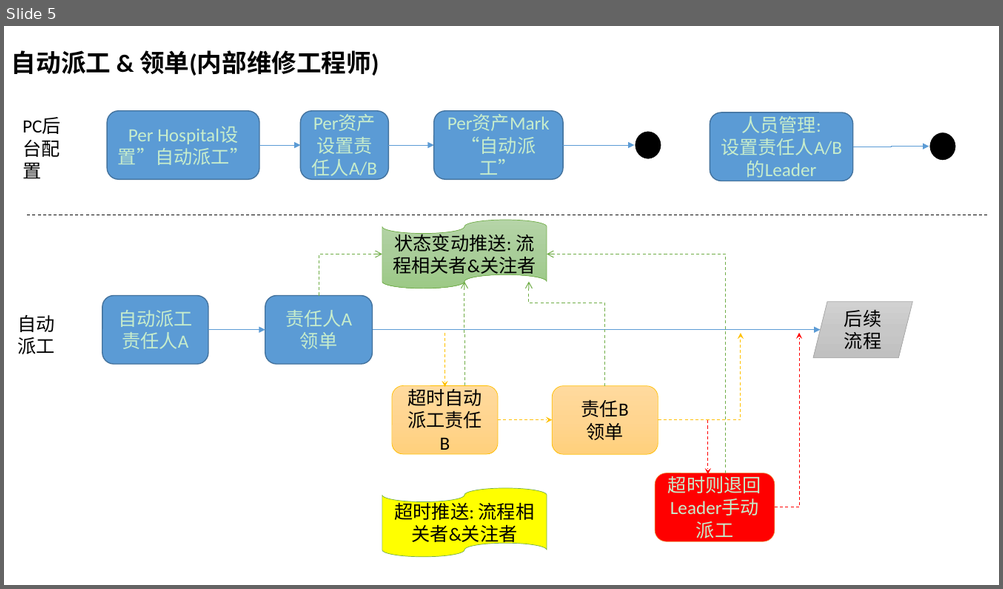
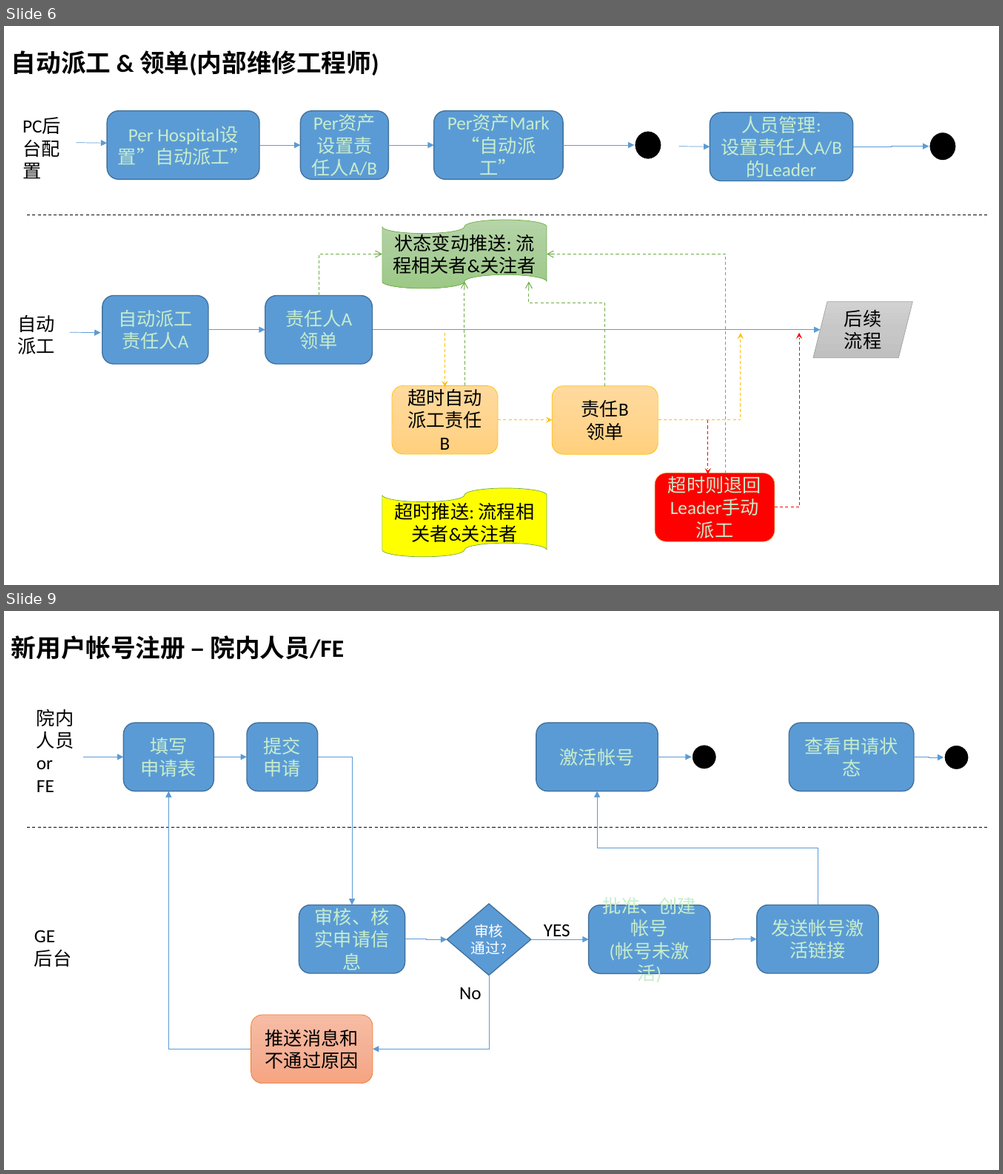
Before and after one commit to devhotmail/APMHome, a slide deck: Document/APM_bizflow.pptx. Shown one above the other, each under a label of ours: slide 5 before the commit, slides 6 and 9 after it; the slides between them are not shown. The pictures are 1003x589 and 1003x1174 pixels, drawn with LibreOffice and Linux fonts; fonts in the diff are those of the drawing. Boxes give left, top, right and bottom in pixels: in the first picture for what was removed or moved away, otherwise in the second. Text is boxed around its words. In the diff, an @@ line names an element or a change of style, - is before the commit and + after.

```diff
--- a/Document/APM_bizflow.pptx
+++ b/Document/APM_bizflow.pptx
@@ slide 9 added at (4, 611, 999, 1170), background #C7EDCC @@
@@ text added at (11, 635, 344, 659), 24 pt, text #000000, bold @@
+新用户帐号注册 – 院内人员/FE
@@ text added at (37, 709, 74, 792), 18 pt, text #000000 @@
+院内人员
+or
+FE
@@ rounded rectangle added at (123, 723, 213, 792), fill #5B9BD5, outline #43739E 1 pt, 18 pt, text #C7EDCC @@
+填写
+申请表
@@ rounded rectangle added at (247, 723, 317, 792), fill #5B9BD5, outline #43739E 1 pt, 18 pt, text #C7EDCC @@
+提交申请
@@ rounded rectangle added at (536, 723, 657, 792), fill #5B9BD5, outline #43739E 1 pt, 18 pt, text #C7EDCC @@
+激活帐号
@@ rounded rectangle added at (789, 723, 913, 792), fill #5B9BD5, outline #43739E 1 pt, 18 pt, text #C7EDCC @@
+查看申请状态
@@ arrow added from (83, 758) to (123, 758), #5B9BD5 0.5 pt @@
@@ arrow added from (213, 758) to (247, 758), #5B9BD5 0.5 pt @@
@@ elbow arrow added from (317, 758) to (352, 905), #5B9BD5 0.5 pt @@
@@ elbow arrow added from (657, 758) to (691, 758), #5B9BD5 0.5 pt @@
@@ ellipse added at (691, 744, 717, 770), fill #000000, outline #C7EDCC 1.5 pt @@
@@ elbow arrow added from (913, 758) to (943, 758), #5B9BD5 0.5 pt @@
@@ ellipse added at (943, 744, 969, 770), fill #000000, outline #C7EDCC 1.5 pt @@
@@ elbow arrow added from (251, 1050) to (169, 792), #5B9BD5 0.5 pt @@
@@ elbow arrow added from (817, 905) to (597, 792), #5B9BD5 0.5 pt @@
@@ line added from (27, 827) to (988, 827), #000000 0.75 pt dashed @@
@@ rounded rectangle added at (299, 905, 404, 974), fill #5B9BD5, outline #43739E 1 pt, 18 pt, text #C7EDCC @@
+审核、核实申请信息
@@ diamond added at (447, 904, 531, 976), fill #5B9BD5, outline #43739E 1 pt, 14 pt, text #C7EDCC @@
+审核通过?
@@ rounded rectangle added at (588, 906, 710, 974), fill #5B9BD5, outline #43739E 1 pt, 18 pt, text #C7EDCC @@
+批准、创建帐号
+(帐号未激活)
@@ rounded rectangle added at (757, 905, 879, 974), fill #5B9BD5, outline #43739E 1 pt, 18 pt, text #C7EDCC @@
+发送帐号激活链接
@@ text added at (34, 930, 71, 967), 18 pt, text #000000 @@
+GE
+后台
@@ elbow arrow added from (404, 940) to (447, 940), #5B9BD5 0.5 pt @@
@@ elbow arrow added from (531, 940) to (588, 940), #5B9BD5 0.5 pt @@
@@ text added at (543, 924, 570, 940), 18 pt, text #000000 @@
+YES
@@ elbow arrow added from (711, 940) to (757, 940), #5B9BD5 0.5 pt @@
@@ elbow arrow added from (489, 976) to (373, 1050), #5B9BD5 0.5 pt @@
@@ text added at (459, 987, 481, 999), 18 pt, text #000000 @@
+No
@@ rounded rectangle added at (251, 1015, 373, 1084), fill gradient #F7BDA5 to #F5B196 to #F8A582, outline #ED7D31 0.5 pt, 18 pt, text #000000 @@
+推送消息和不通过原因
@@ what was slide 5 is now slide 6 @@
@@ slide 6 changed as well @@
@@ arrow added from (77, 142) to (107, 143), #5B9BD5 0.5 pt @@
@@ arrow added from (678, 146) to (710, 147), #5B9BD5 0.5 pt @@
@@ arrow added from (70, 332) to (101, 332), #5B9BD5 0.5 pt @@
```
Also in this commit, not shown: 4 other slides changed, 4 other slides added, 1 other file.
